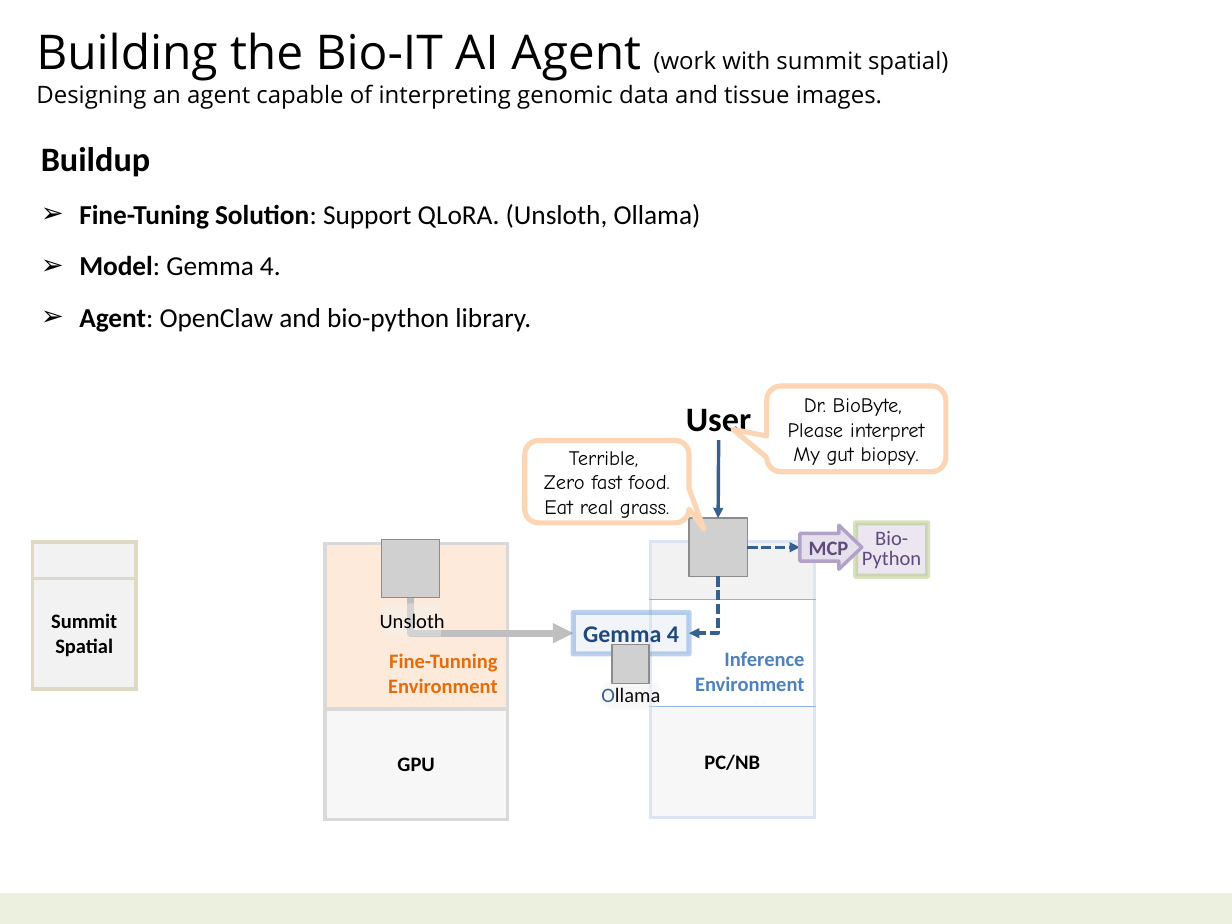
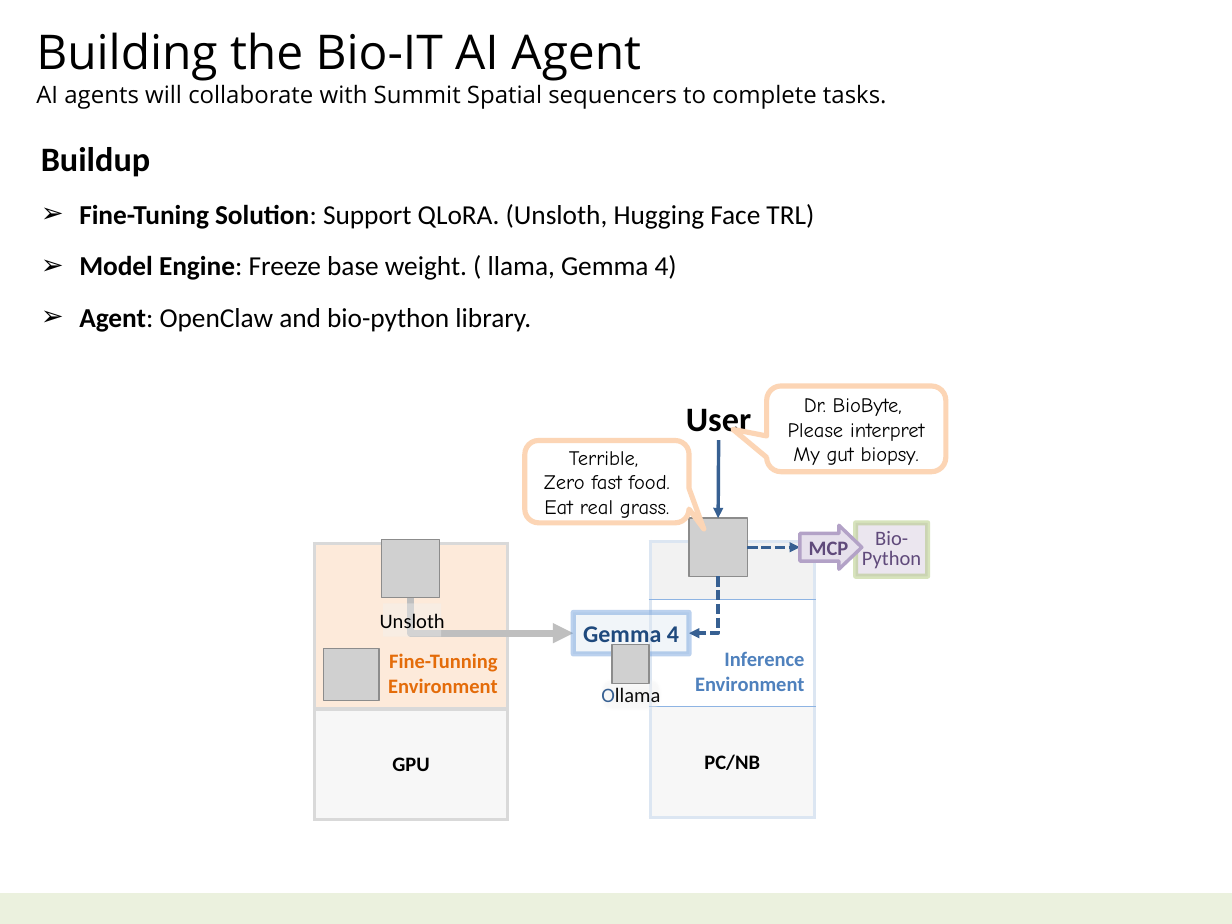
Before and after one commit to navibator/crazy-ai, a slide deck: slide 16 of ai-gemma.pptx. Drawn at 1232x924 pixels with LibreOffice and Linux fonts; fonts in the diff are those of the drawing; grey boxes stand for pictures. Boxes give left, top, right and bottom in pixels: in the first picture for what was removed or moved away, otherwise in the second. Text is boxed around its words. In the diff, an @@ line names an element or a change of style, - is before the commit and + after.

```diff
--- a/ai-gemma.pptx
+++ b/ai-gemma.pptx
@@ text at (36, 32, 887, 109): text changed @@
-Building the Bio-IT AI Agent (work with summit spatial)
-Designing an agent capable of interpreting genomic data and tissue images.
+Building the Bio-IT AI Agent
+AI agents will collaborate with Summit Spatial sequencers to complete tasks.
@@ text at (79, 204, 814, 280): text changed @@
-➢ Fine-Tuning Solution: Support QLoRA. (Unsloth, Ollama)
-➢ Model: Gemma 4.
+➢ Fine-Tuning Solution: Support QLoRA. (Unsloth, Hugging Face TRL)
+➢ Model Engine: Freeze base weight. ( llama, Gemma 4)
@@ table removed at (32, 542, 136, 689), 2 rows, 1 columns @@
-
-Summit / Spatial
@@ table: place and size @@
-table at (325, 543, 508, 819)
+table at (314, 543, 508, 819)
@@ picture added at (324, 648, 379, 700) @@
```
Also in this commit, not shown: 4 other slides changed, 2 slides removed, 1 other file.
